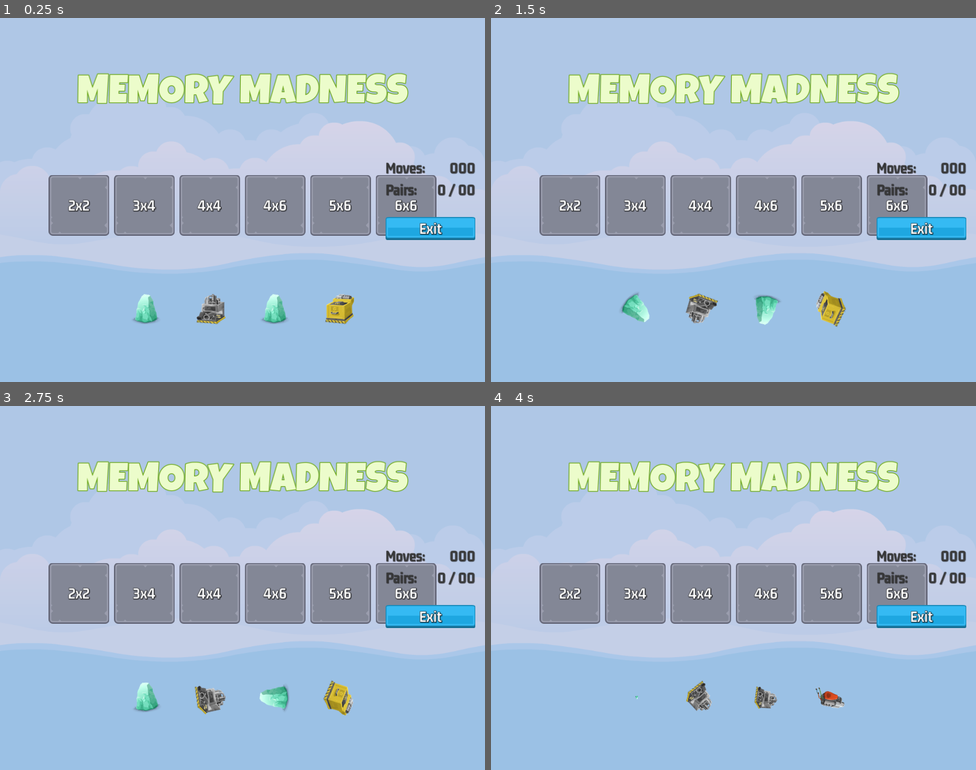
Above: before the commit, frames 1-4 (two rows, left to right).
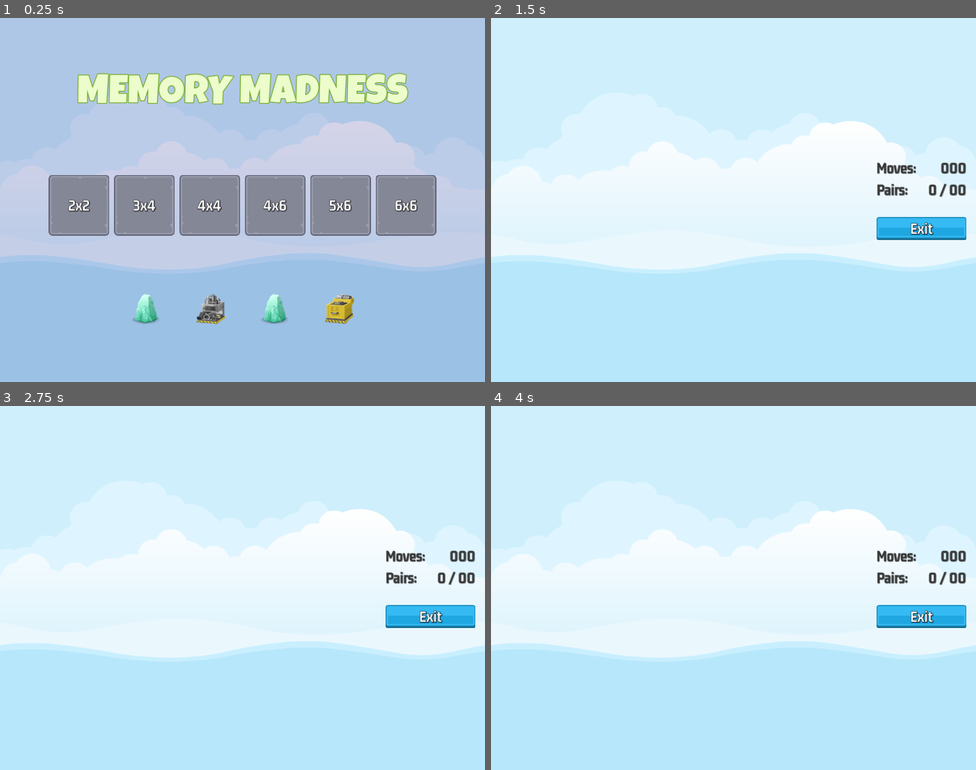
Above: after the commit, the same moments.

Repository: fj0lverkr/MemoryMadness
Game: Godot game, scene res://scenes/master/master.tscn
Two runs of this game, one before a commit and one after it. Both use one fixed random seed, a clock stepped at 60 frames per second and the inputs below.
Inputs (mouse positions are in pixels of both pictures, inside the frame that each line leads up to):
- Up to frame 1 (0.25 s): no input
- Up to frame 2 (1.5 s): click "2x2" at 0.5 s; click (636, 203) at 1.25 s, where only the run before the commit has a clickable "3x4"
- Up to frame 3 (2.75 s): click (208, 591) at 2 s, where only the run before the commit has a clickable "4x4"
- Up to frame 4 (4 s): click (767, 591) at 2.75 s, where only the run before the commit has a clickable "4x6"; click (830, 591) at 3.5 s, where only the run before the commit has a clickable "5x6"

The runs differ from the first frame. In frame 1, 1.8% of the frame differs, in the area x 79-98%, y 39-61%; in frame 2, 98%; in frame 3, 98%; in frame 4, 98%, in the area x 0-100%, y 0-100%.

Commit message:
Navigation and music

Diff:
--- a/autoloads/game_manager.gd
+++ b/autoloads/game_manager.gd
@@ -1,4 +1,10 @@
 extends Node
+
+var current_level: int = 0:
+	set(val):
+		current_level = val
+	get:
+		return current_level
 
 const LEVELS: Dictionary = {
 	1: {"rows": 2, "cols": 2},
--- a/autoloads/signal_bus.gd
+++ b/autoloads/signal_bus.gd
@@ -1 +1,4 @@
 extends Node
+
+signal on_level_selected(level: int)
+signal on_game_exit_pressed
--- a/project.godot
+++ b/project.godot
@@ -17,10 +17,10 @@
 
 [autoload]
 
+SignalBus="*res://autoloads/signal_bus.gd"
 ImageManager="*res://autoloads/image_manager.gd"
 AudioManager="*res://autoloads/audio_manager.gd"
 GameManager="*res://autoloads/game_manager.gd"
-SignalBus="*res://autoloads/signal_bus.gd"
 
 [debug]
 
--- /dev/null
+++ b/scenes/game_screen/game_screen.gd
@@ -0,0 +1,17 @@
+extends Control
+
+@onready var audio: AudioStreamPlayer = $Sound
+
+# Called when the node enters the scene tree for the first time.
+func _ready() -> void:
+	pass # Replace with function body.
+
+
+# Called every frame. 'delta' is the elapsed time since the previous frame.
+func _process(_delta: float) -> void:
+	pass
+
+
+func _on_exit_button_pressed() -> void:
+	AudioManager.play_button_clicked(audio)
+	SignalBus.on_game_exit_pressed.emit()
--- a/scenes/game_screen/game_screen.tscn
+++ b/scenes/game_screen/game_screen.tscn
@@ -1,6 +1,7 @@
-[gd_scene load_steps=6 format=3 uid="uid://drwjyssvllavf"]
+[gd_scene load_steps=7 format=3 uid="uid://drwjyssvllavf"]
 
-[ext_resource type="LabelSettings" uid="uid://dnryqtw8njv2e" path="res://label_settings/GM_32_grey.tres" id="1_r12fx"]
+[ext_resource type="Script" path="res://scenes/game_screen/game_screen.gd" id="1_ket8t"]
+[ext_resource type="LabelSettings" path="res://label_settings/GM_32_grey.tres" id="1_r12fx"]
 [ext_resource type="Texture2D" uid="uid://cqvkln6jjsr21" path="res://assets/ui/blue_button00.png" id="2_eq8jw"]
 [ext_resource type="Texture2D" uid="uid://b0hspvcvl2fng" path="res://assets/ui/yellow_button00.png" id="3_7aaxb"]
 [ext_resource type="Texture2D" uid="uid://bhd7yu3ygn1sh" path="res://assets/ui/green_button00.png" id="4_uefu7"]
@@ -13,6 +14,7 @@
 anchor_bottom = 1.0
 grow_horizontal = 2
 grow_vertical = 2
+script = ExtResource("1_ket8t")
 
 [node name="HB" type="HBoxContainer" parent="."]
 layout_mode = 1
@@ -101,3 +103,7 @@
 label_settings = ExtResource("5_pfuj6")
 horizontal_alignment = 1
 vertical_alignment = 1
+
+[node name="Sound" type="AudioStreamPlayer" parent="."]
+
+[connection signal="pressed" from="HB/MCRight/VB/ExitButton" to="." method="_on_exit_button_pressed"]
--- a/scenes/level_button/level_button.gd
+++ b/scenes/level_button/level_button.gd
@@ -17,3 +17,4 @@
 
 func _on_pressed() -> void:
 	AudioManager.play_button_clicked(button_audio_player)
+	SignalBus.on_level_selected.emit(_level_number)
--- /dev/null
+++ b/scenes/master/master.gd
@@ -0,0 +1,23 @@
+extends CanvasLayer
+
+@onready var main_screen: Control = $"MainScreen"
+@onready var game_screen: Control = $"GameScreen"
+@onready var audio: AudioStreamPlayer = $Sound
+
+func _ready() -> void:
+	_on_game_exit_pressed()
+	SignalBus.on_game_exit_pressed.connect(_on_game_exit_pressed)
+	SignalBus.on_level_selected.connect(_on_level_selected)
+
+func _show_game_screen(show_screen: bool) -> void:
+	game_screen.visible = show_screen
+	main_screen.visible = !show_screen
+
+func _on_game_exit_pressed() -> void:
+	_show_game_screen(false)
+	AudioManager.play_sound(audio, AudioManager.SOUND_MAIN_MENU)
+
+func _on_level_selected(level: int) -> void:
+	GameManager.current_level = level
+	_show_game_screen(true)
+	AudioManager.play_sound(audio, AudioManager.SOUND_IN_GAME)
--- a/scenes/master/master.tscn
+++ b/scenes/master/master.tscn
@@ -1,10 +1,12 @@
-[gd_scene load_steps=4 format=3 uid="uid://oji788d7kvmd"]
+[gd_scene load_steps=5 format=3 uid="uid://oji788d7kvmd"]
 
+[ext_resource type="Script" path="res://scenes/master/master.gd" id="1_jjp5c"]
 [ext_resource type="Texture2D" uid="uid://bag3jt5hbilcm" path="res://assets/images/backgroundEmpty.png" id="1_shwef"]
 [ext_resource type="PackedScene" uid="uid://df28w3p6sq8xq" path="res://scenes/main_screen/main_screen.tscn" id="2_e5upa"]
 [ext_resource type="PackedScene" uid="uid://drwjyssvllavf" path="res://scenes/game_screen/game_screen.tscn" id="3_ki8nv"]
 
 [node name="Master" type="CanvasLayer"]
+script = ExtResource("1_jjp5c")
 
 [node name="TextureRect" type="TextureRect" parent="."]
 anchors_preset = 15
@@ -17,3 +19,5 @@
 [node name="MainScreen" parent="." instance=ExtResource("2_e5upa")]
 
 [node name="GameScreen" parent="." instance=ExtResource("3_ki8nv")]
+
+[node name="Sound" type="AudioStreamPlayer" parent="."]
